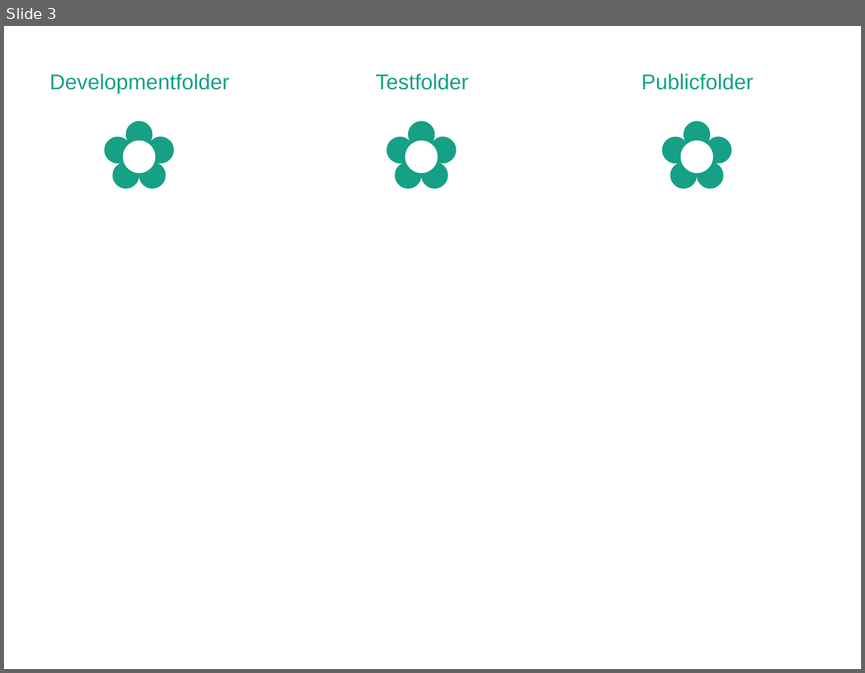
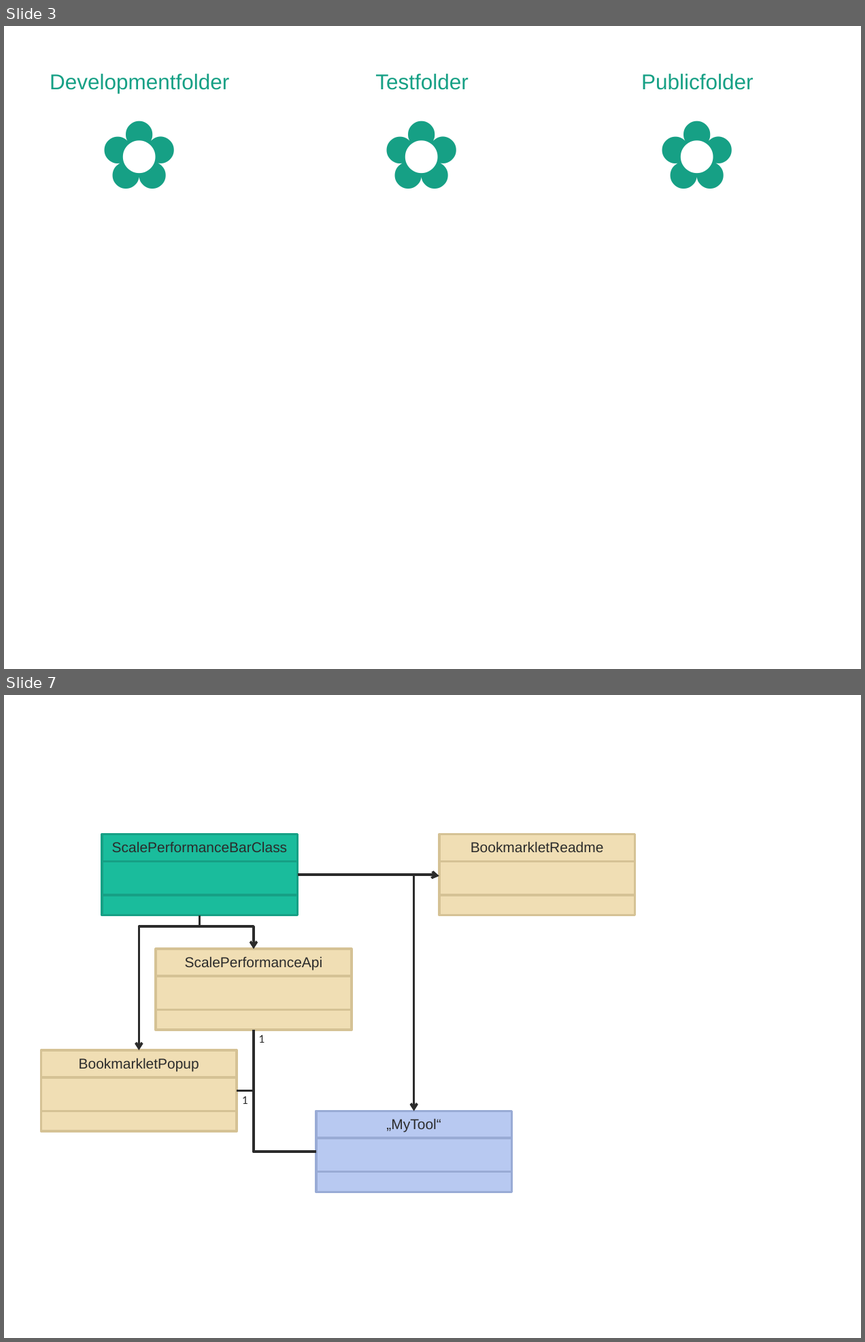
Before and after one commit to SCALE-Team/scale-team.github.io, a slide deck: scale-perf-dev/docs/documentation_graphics.pptx. Shown one above the other, each under a label of ours: slide 3 before the commit, slides 3 and 7 after it; the slides between them are not shown. The pictures are 865x673 and 865x1342 pixels, drawn with LibreOffice and Linux fonts; fonts in the diff are those of the drawing. Boxes give left, top, right and bottom in pixels: in the first picture for what was removed or moved away, otherwise in the second. Text is boxed around its words. In the diff, an @@ line names an element or a change of style, - is before the commit and + after.

```diff
--- a/scale-perf-dev/docs/documentation_graphics.pptx
+++ b/scale-perf-dev/docs/documentation_graphics.pptx
@@ slide 7 added at <box>4,695,861,1338</box>, background #FFFFFF @@
@@ rectangle added at <box>102,834,297,915</box>, fill #1ABC9C, outline #16A085 2 pt, 12 pt, text #2B2B2B @@
+ScalePerformanceBarClass
@@ rectangle added at <box>439,834,634,915</box>, fill #F0DEB4, outline #D5C295 2 pt, 12 pt, text #2B2B2B @@
+BookmarkletReadme
@@ line added from (102, 861) to (298, 861), #16A085 2 pt @@
@@ elbow arrow added from (298, 875) to (439, 876), #2B2B2B 2 pt @@
@@ elbow arrow added from (298, 875) to (413, 1110), #2B2B2B 2 pt @@
@@ line added from (439, 861) to (634, 861), #D5C295 2 pt @@
@@ line added from (102, 895) to (298, 895), #16A085 2 pt @@
@@ line added from (439, 895) to (634, 895), #D5C295 2 pt @@
@@ elbow arrow added from (199, 915) to (139, 1050), #2B2B2B 2 pt @@
@@ elbow arrow added from (199, 915) to (254, 949), #2B2B2B 2 pt @@
@@ rectangle added at <box>156,949,351,1029</box>, fill #F0DEB4, outline #D5C295 2 pt, 12 pt, text #2B2B2B @@
+ScalePerformanceApi
@@ line added from (156, 976) to (352, 976), #D5C295 2 pt @@
@@ line added from (156, 1009) to (352, 1009), #D5C295 2 pt @@
@@ elbow line added from (316, 1151) to (254, 1030), #2B2B2B 2 pt @@
@@ text added at <box>258,1034,264,1042</box>, 10 pt, text #2B2B2B @@
+1
@@ rectangle added at <box>41,1050,236,1130</box>, fill #F0DEB4, outline #D5C295 2 pt, 12 pt, text #2B2B2B @@
+BookmarkletPopup
@@ line added from (41, 1077) to (237, 1077), #D5C295 2 pt @@
@@ elbow line added from (316, 1151) to (237, 1091), #2B2B2B 2 pt @@
@@ text added at <box>242,1096,248,1104</box>, 10 pt, text #2B2B2B @@
+1
@@ line added from (41, 1110) to (237, 1110), #D5C295 2 pt @@
@@ rectangle added at <box>316,1110,511,1191</box>, fill #B8C9F1, outline #99ABD5 2 pt, 12 pt, text #2B2B2B @@
+„MyTool“
@@ line added from (316, 1138) to (512, 1138), #99ABD5 2 pt @@
@@ line added from (316, 1172) to (512, 1172), #99ABD5 2 pt @@
```
Also in this commit, not shown: 5 slides changed, 9 other slides added, 1 other file.
